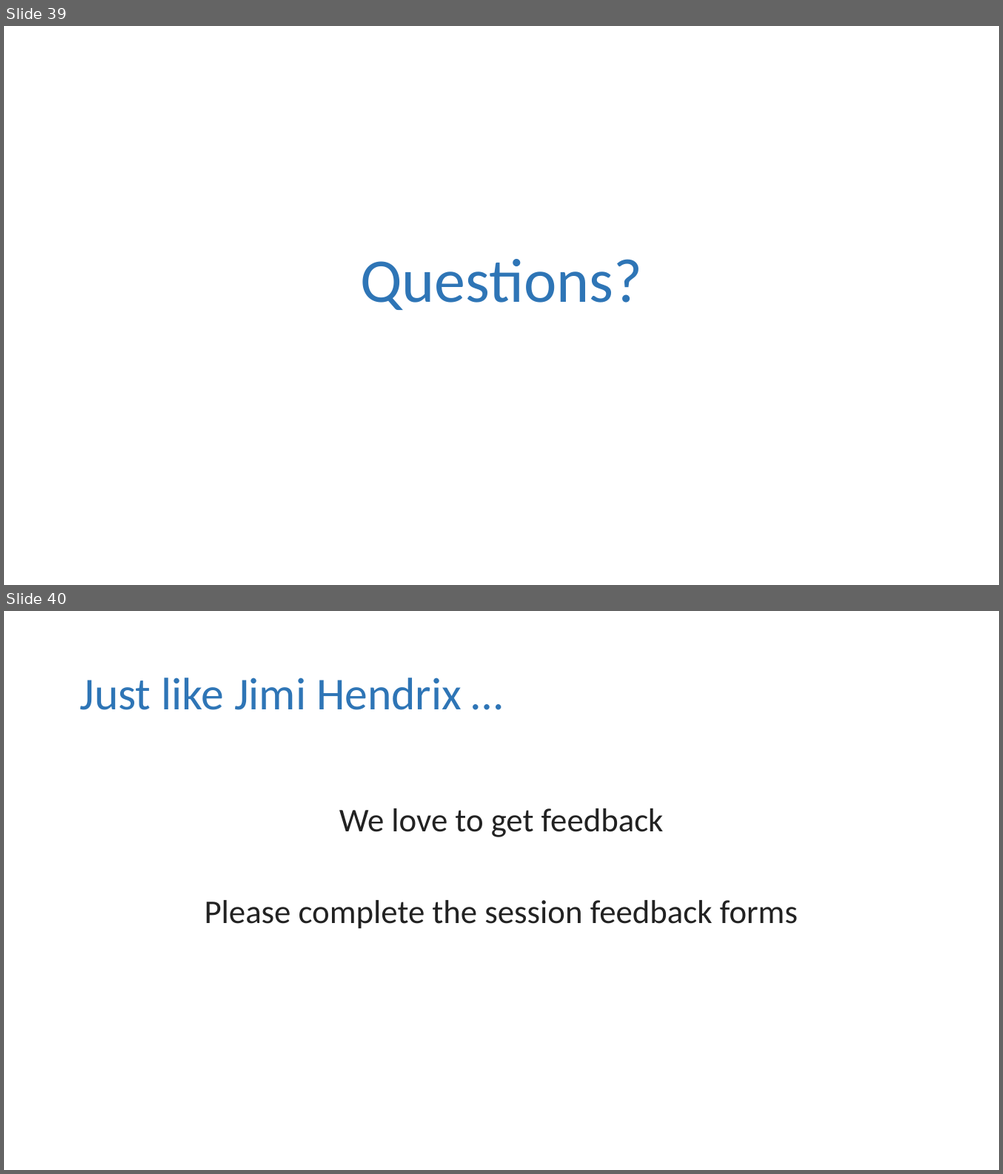
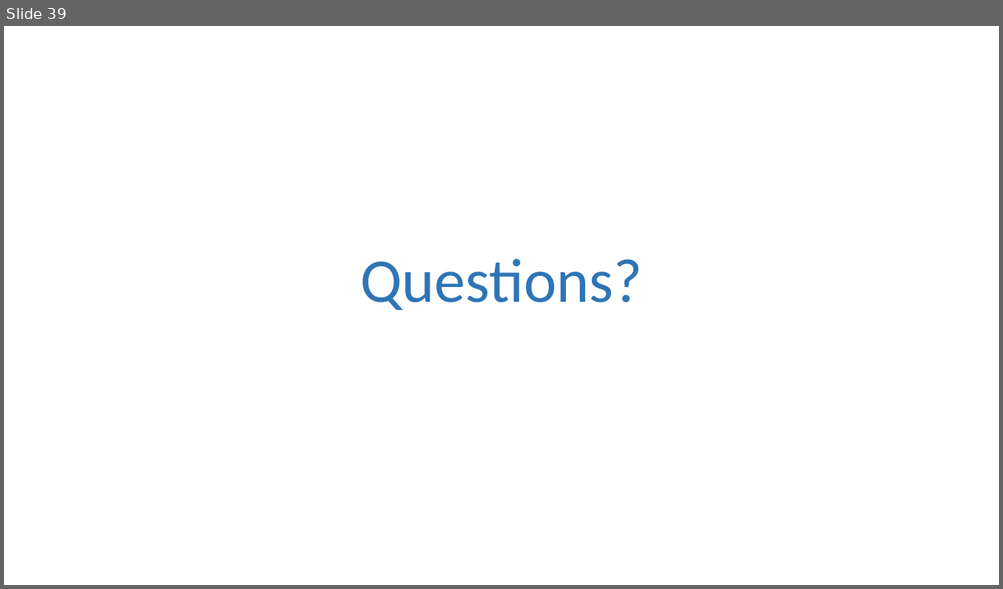
Before and after one commit to dbafromthecold/IntroToPartitioning, a slide deck: Intro to Partitioning.pptx. Shown one above the other, each under a label of ours: slides 39 and 40 before the commit, slide 39 after it. The pictures are 1003x1174 and 1003x589 pixels, drawn with LibreOffice and Linux fonts; fonts in the diff are those of the drawing; background and template pictures are left out. Boxes give left, top, right and bottom in pixels: in the first picture for what was removed or moved away, otherwise in the second. Text is boxed around its words. In the diff, an @@ line names an element or a change of style, - is before the commit and + after.

```diff
--- a/Intro to Partitioning.pptx
+++ b/Intro to Partitioning.pptx
@@ slide 40 removed at bbox=[4, 611, 999, 1170], background picture (left out) @@
@@ title removed at bbox=[79, 678, 461, 710] @@
-Just like Jimi Hendrix …
@@ text removed at bbox=[205, 809, 797, 929] @@
-We love to get feedback
-Please complete the session feedback forms
```
Also in this commit, not shown: 1 other slide removed.
